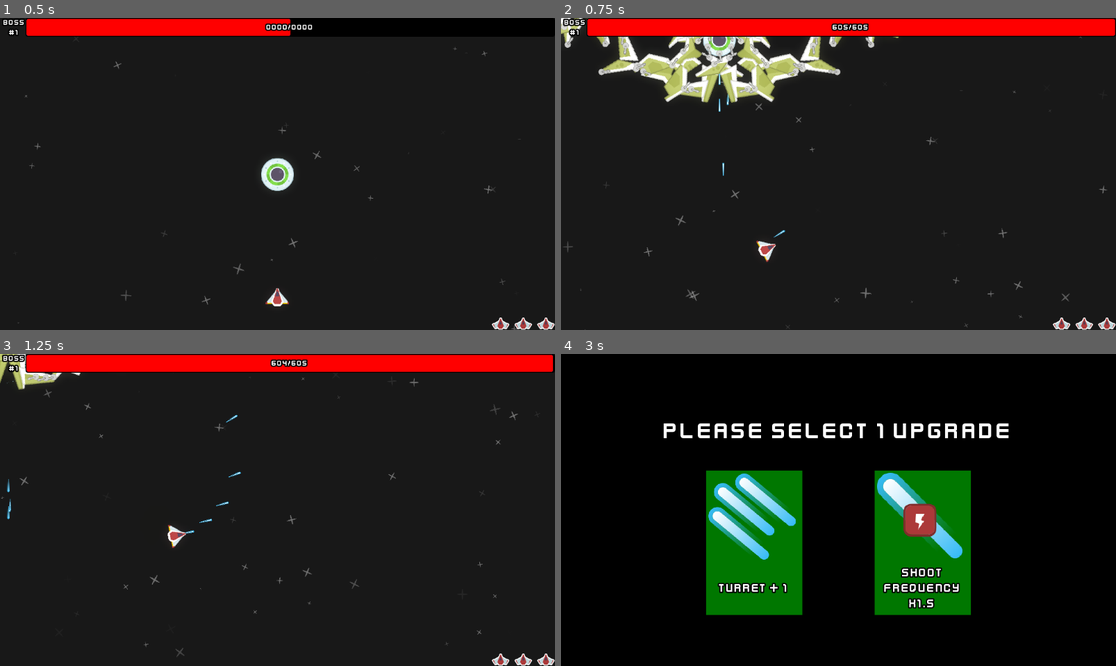
Above: before the commit, frames 1-4 (two rows, left to right).
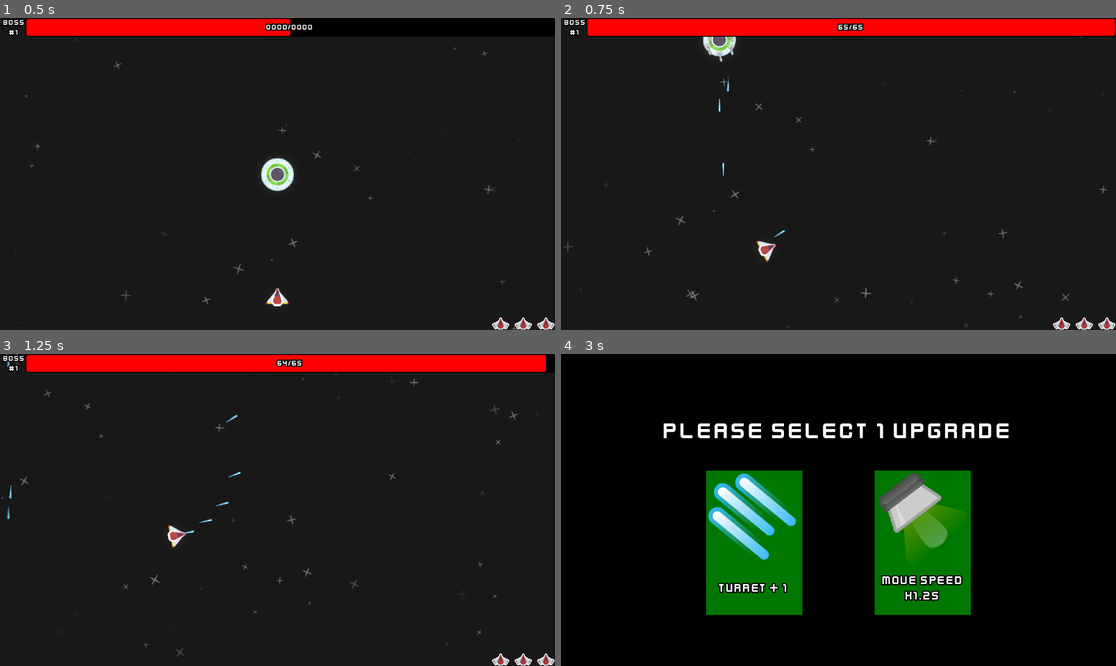
Above: after the commit, the same moments.

Repository: Noxalus/GMTK-2024
Game: Godot game, scene res://scenes/game.tscn
Two runs of this game, one before a commit and one after it. Both use one fixed random seed, a clock stepped at 60 frames per second and the inputs below. The engine's default icon, where the game draws it, is replaced by a stand-in: a white triangle on a blue panel in a dark square.
Inputs (mouse positions are in pixels of both pictures, inside the frame that each line leads up to):
- Up to frame 1 (0.5 s): no input
- Up to frame 2 (0.75 s): move the mouse to (960, 158) at 0.52 s; press the mouse at (960, 158) at 0.53 s; hold D (move_right) from 0.53 s (still down)
- Up to frame 3 (1.25 s): keep holding D (move_right)
- Up to frame 4 (3 s): move the mouse to (727, 525) at 1.27 s; release D (move_right) at 1.28 s; release the mouse at (727, 525) at 1.28 s; hold S (move_down) 1.28-2.03 s; tap Shift (focus) at 1.35 s; click (727, 525) at 1.55 s; move the mouse to (894, 441) at 2.02 s; press the mouse at (894, 441) at 2.03 s; hold D (move_right) 2.03-2.78 s; tap Page Up (next_boss) at 2.1 s; move the mouse to (810, 572) at 2.77 s; release the mouse at (810, 572) at 2.78 s; hold Insert (choose_upgrade) from 2.78 s (still down); click (810, 572) at 2.85 s

Frame 1 is identical in both runs. In frame 2, 4.8% of the frame differs, in the area x 0-61%, y 0-29%; in frame 3, 0.7%; in frame 4, 3.7%.

Commit message:
Check all updates and add more turrets for the player.

Diff:
--- a/forever-warning/scenes/player.tscn
+++ b/forever-warning/scenes/player.tscn
@@ -99,11 +99,11 @@
 
 [node name="Spawner2" type="Node2D" parent="BulletSpawners"]
 visible = false
-position = Vector2(22, 11)
+position = Vector2(22, 9)
 
 [node name="Spawner3" type="Node2D" parent="BulletSpawners"]
 visible = false
-position = Vector2(-23, 11)
+position = Vector2(-23, 9)
 
 [node name="Spawner4" type="Node2D" parent="BulletSpawners"]
 visible = false
@@ -120,6 +120,22 @@
 [node name="Spawner7" type="Node2D" parent="BulletSpawners"]
 visible = false
 position = Vector2(-6, -10)
+
+[node name="Spawner8" type="Node2D" parent="BulletSpawners"]
+visible = false
+position = Vector2(-9, -3)
+
+[node name="Spawner9" type="Node2D" parent="BulletSpawners"]
+visible = false
+position = Vector2(9, -3)
+
+[node name="Spawner10" type="Node2D" parent="BulletSpawners"]
+visible = false
+position = Vector2(16, 5)
+
+[node name="Spawner11" type="Node2D" parent="BulletSpawners"]
+visible = false
+position = Vector2(-16, 5)
 
 [node name="FireDelayTimer" type="Timer" parent="."]
 one_shot = true
--- a/forever-warning/scripts/boss_core.gd
+++ b/forever-warning/scripts/boss_core.gd
@@ -127,7 +127,7 @@
 			part[0].setup()
 			part[1].setup()
 
-	for i in range(0, 30):
+	for i in range(0, 3):
 		spawn_new_parts()
 
 	for weapon in weapon_instances:
--- a/forever-warning/scripts/game.gd
+++ b/forever-warning/scripts/game.gd
@@ -36,7 +36,7 @@
 	# DAMAGE INCREASE x1.25
 	upgrade_class.new(
 		preload("res://assets/sprites/upgrades/increase_damage.png"),
-		"DAMAGE INCREASE x1.25",
+		"DAMAGE INCREASE x2",
 		func(): 	player.increase_damage()
 	),
 	# TURRET + 1
@@ -48,8 +48,8 @@
 	# CORE DAMAGE x1.5
 	upgrade_class.new(
 		preload("res://assets/sprites/upgrades/increase_core_damage.png"),
-		"CORE DAMAGE x1.5",
-		func(): 	player.increase_core_damage()
+		"CORE DAMAGE x2",
+		increase_core_damage
 	),
 	# MOVE SPEED x1.25
 	upgrade_class.new(
@@ -60,12 +60,21 @@
 ]
 
 func increase_player_life():
+	print("PLAYER LIVES BEFORE UPDATE %s" % player_lives)
 	player_lives += 1
+	print("PLAYER LIVE AFTER UPDATE %s" % player_lives)
 	hud.refresh_player_lives()
 
+func increase_core_damage():
+	print("CORE DAMAGE BEFORE UPDATE %s" % core_damage_factor)
+	core_damage_factor *= 2
+	print("CORE DAMAGE AFTER UPDATE %s" % core_damage_factor)
+
 var local_rng = RandomNumberGenerator.new()
 
-const base_player_lives = 3
+const base_player_lives := 3
+const base_core_damage_factor := 1.0
+
 var player_lives = base_player_lives
 var camera = null
 var boss = null
@@ -74,8 +83,10 @@
 var wave_count: int = 0
 var bullets = []
 var is_paused = false
+var core_damage_factor: float
 
 func _ready():
+	reset()
 	spawn_new_boss()
 
 func _process(delta):
@@ -89,11 +100,15 @@
 	if Input.is_action_just_pressed("choose_upgrade"):
 		hud.show_upgrades()
 
-func restart():
+func reset() -> void:
 	# reset gameplay values
 	wave_count = 0
 	player_lives = base_player_lives
+	core_damage_factor = base_core_damage_factor
 	is_paused = false
+
+func restart():
+	reset()
 
 	# reset main entities
 	player.reset()
--- a/forever-warning/scripts/hud.gd
+++ b/forever-warning/scripts/hud.gd
@@ -55,6 +55,7 @@
 
 func hide_upgrades():
 	game.unpause()
+	clear_upgrades()
 	upgrades.visible = false
 
 func set_boss_life(life: int):
--- a/forever-warning/scripts/player.gd
+++ b/forever-warning/scripts/player.gd
@@ -1,9 +1,10 @@
 extends Area2D
 
-@export var speed: float = 500
+@export var base_speed: float = 500
+@export var base_damage: float = 1
 @export var focus_factor: float = 0.5
 @export var rotation_speed: float = 1
-@export var fire_delay: float = 0.1
+@export var base_fire_delay: float = 0.1
 
 @onready var fire_delay_timer = $FireDelayTimer
 @onready var invicibility_timer = $InvincibilityTimer
@@ -11,7 +12,6 @@
 @onready var player_spawn = $"../PlayerSpawn"
 @onready var sprite: Sprite2D = $Sprite2D
 @onready var animation: AnimationPlayer = $AnimationPlayer
-
 
 signal died_signal
 
@@ -22,6 +22,9 @@
 var is_invincible := false
 var cur_speed
 var previous_mouse_position
+var speed: float
+var fire_delay: float
+var shoot_damage: float
 
 func _ready():
 	game.set_player(self)
@@ -31,6 +34,9 @@
 	sprite.visible = true
 	is_dead = false
 	is_invincible = false
+	speed = base_speed
+	fire_delay = base_fire_delay
+	shoot_damage = base_damage
 
 func _process(_delta):
 	if is_dead or game.is_paused:
@@ -123,18 +129,25 @@
 #region Upgrades
 
 func increase_shoot_frequency():
-	print("SHOOT FREQ")
+	print("FIRE DELAY BEFORE UPGRADE: %s" % fire_delay)
+	fire_delay /= 1.5
+	print("FIRE DELAY AFTER UPGRADE: %s" % fire_delay)
 
 func increase_move_speed():
-	pass
+	print("SPEED BEFORE UPGRADE: %s" % speed)
+	speed *= 1.25
+	print("SPEED AFTER UPGRADE: %s" % speed)
 
-func increase_core_damage():
-	pass
+func increase_damage():
+	print("DAMAGE BEFORE UPGRADE: %s" % shoot_damage)
+	shoot_damage *= 2
+	print("DAMAGE AFTER UPGRADE: %s" % shoot_damage)
 
 func add_turret():
-	pass
-
-func increase_damage():
-	pass
+	for child in bullet_spawners.get_children():
+		if not child.is_visible():
+			print("ENABLE TURRET %s" % child.name)
+			child.visible = true
+			break
 
 #endregion
--- a/forever-warning/scripts/player_bullet.gd
+++ b/forever-warning/scripts/player_bullet.gd
@@ -24,7 +24,13 @@
 			instance.global_rotation = global_rotation
 			instance.emitting = true
 			get_tree().current_scene.add_child(instance)
-			area.damage(1)
+			if area is BossCore:
+				print("DAMAGING THE CORE")
+				print("SHOOT DAMAGE %s" % game.player.shoot_damage)
+				print("CORE DAMAGE FACTOR %s" % game.core_damage_factor)
+				area.damage(game.player.shoot_damage * game.core_damage_factor)
+			else:
+				area.damage(game.player.shoot_damage)
 			game.player.play_hit_sound()
 			game.camera.shake(2.5)
 			queue_free()
